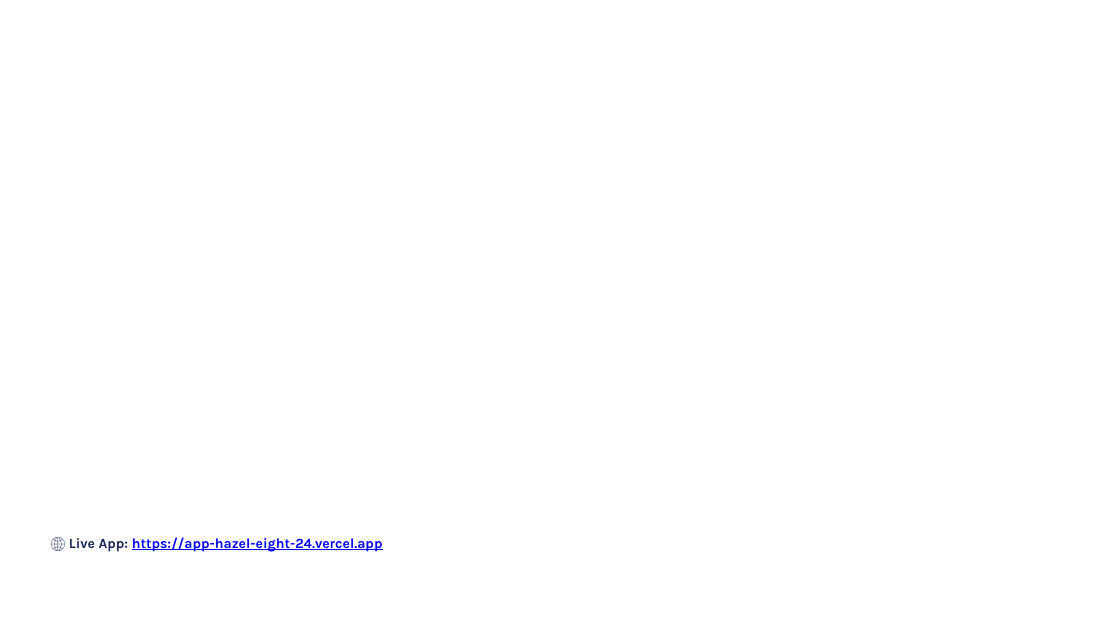
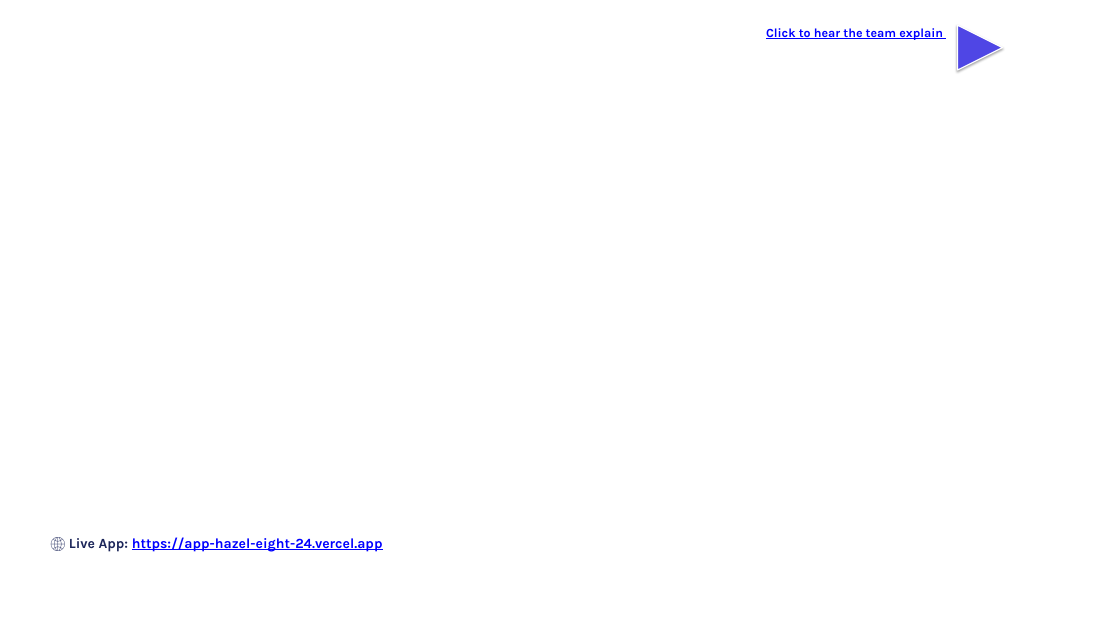
Before and after one commit to preenithi-15/abhaya, a slide deck: slide 10 of hackbros.pptx. Drawn at 1120x630 pixels with LibreOffice and Linux fonts; fonts in the diff are those of the drawing; background and template pictures are left out. Boxes give left, top, right and bottom in pixels: in the first picture for what was removed or moved away, otherwise in the second. Text is boxed around its words. In the diff, an @@ line names an element or a change of style, - is before the commit and + after.

```diff
--- a/hackbros.pptx
+++ b/hackbros.pptx
@@ text added at <box>766,28,943,40</box>, 16 pt, text #0000FF, bold, underline @@
+Click to hear the team explain
@@ triangle added at <box>958,25,1002,70</box>, fill #4F46E5, outline #FFFFFF 1.5 pt @@
```
Also in this commit, not shown: 1 slide added, 1 slide removed, 1 other file.
